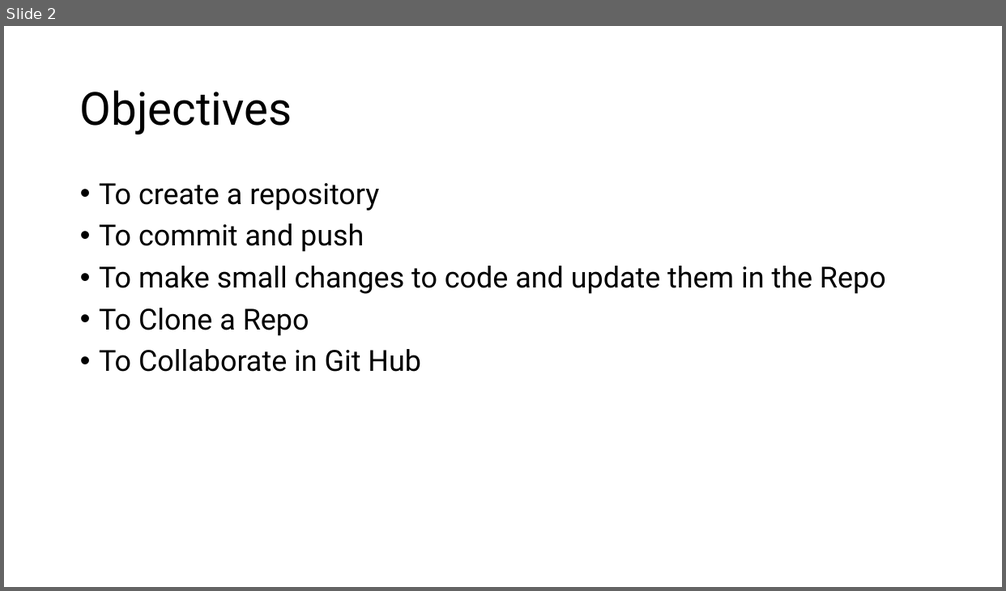
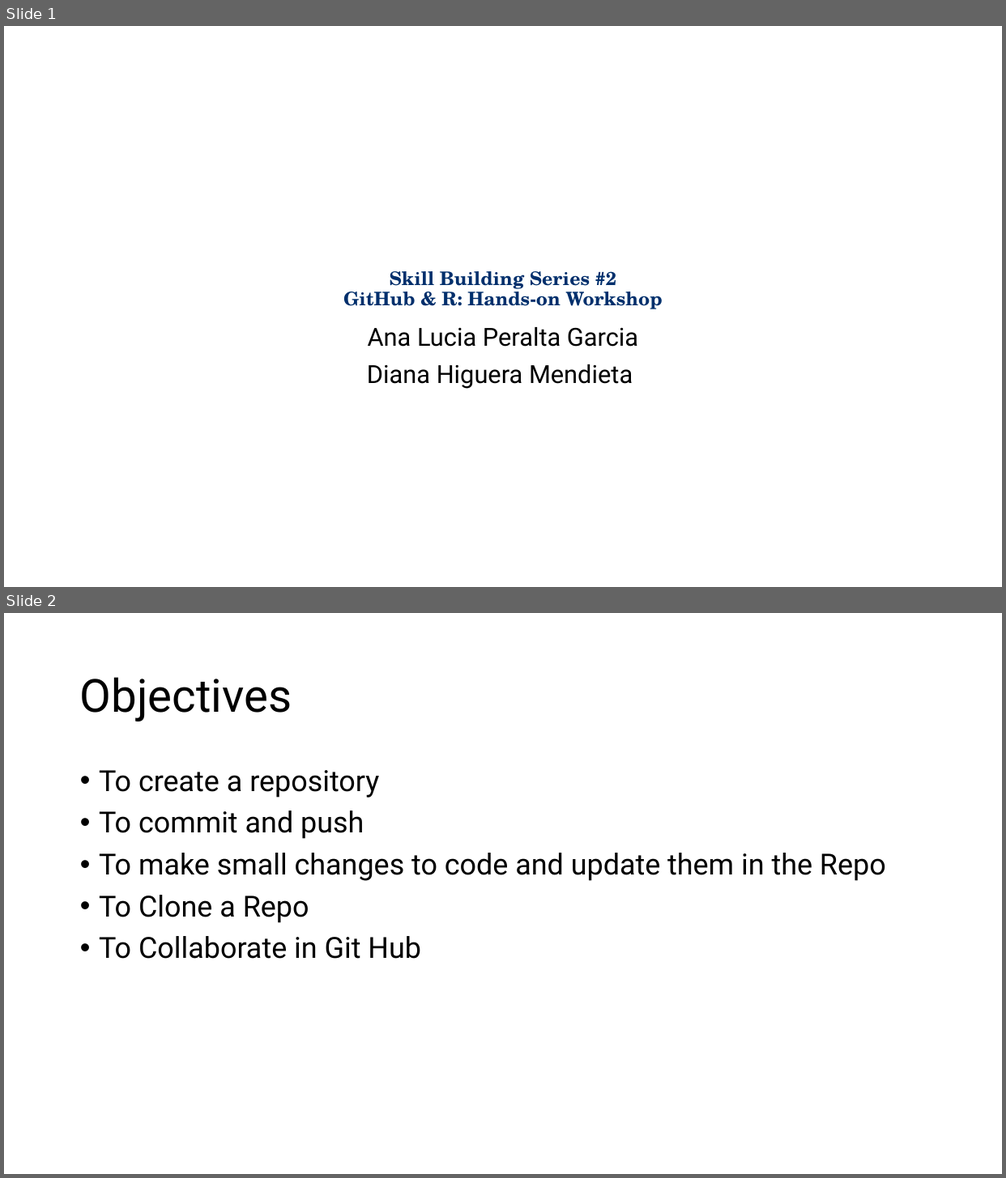
Before and after one commit to AnaPeraltaG/PHDSAG_training1, a slide deck: ppt_training.pptx. Shown one above the other, each under a label of ours: slide 2 before the commit, slides 1 and 2 after it. The pictures are 1006x591 and 1006x1178 pixels, drawn with LibreOffice and Linux fonts; fonts in the diff are those of the drawing. Boxes give left, top, right and bottom in pixels: in the first picture for what was removed or moved away, otherwise in the second. Text is boxed around its words. In the diff, an @@ line names an element or a change of style, - is before the commit and + after.

```diff
--- a/ppt_training.pptx
+++ b/ppt_training.pptx
@@ slide 1 added at bbox=[4, 26, 1002, 587], background #FFFFFF @@
@@ title added at bbox=[343, 271, 663, 310], 18 pt, text #002F6C, bold @@
+Skill Building Series #2
+GitHub & R: Hands-on Workshop
@@ subtitle added at bbox=[367, 327, 638, 389], 24 pt, text #000000 @@
+Ana Lucia Peralta Garcia
+Diana Higuera Mendieta
```
Also in this commit, not shown: 1 slide removed.
